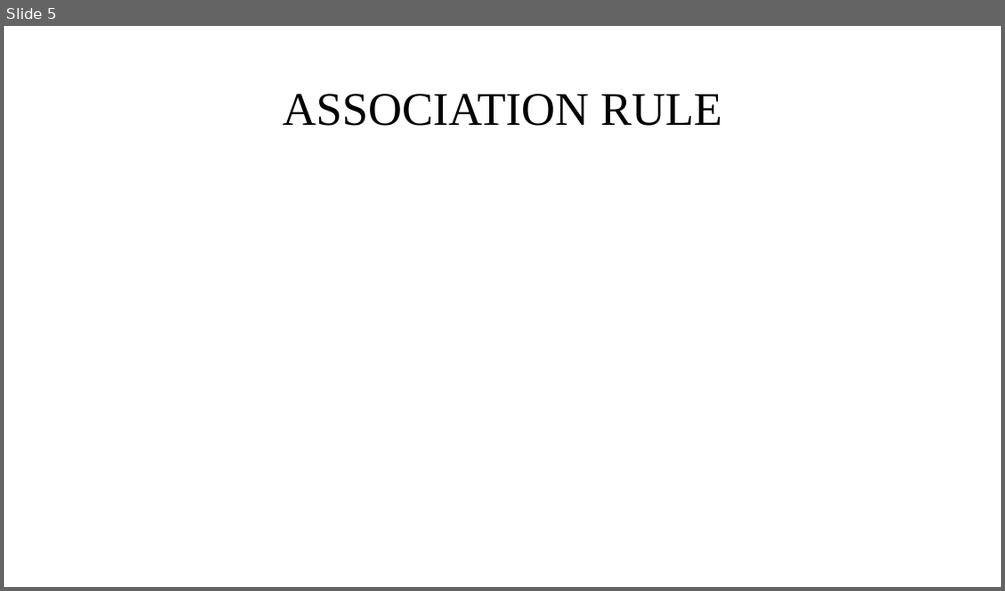
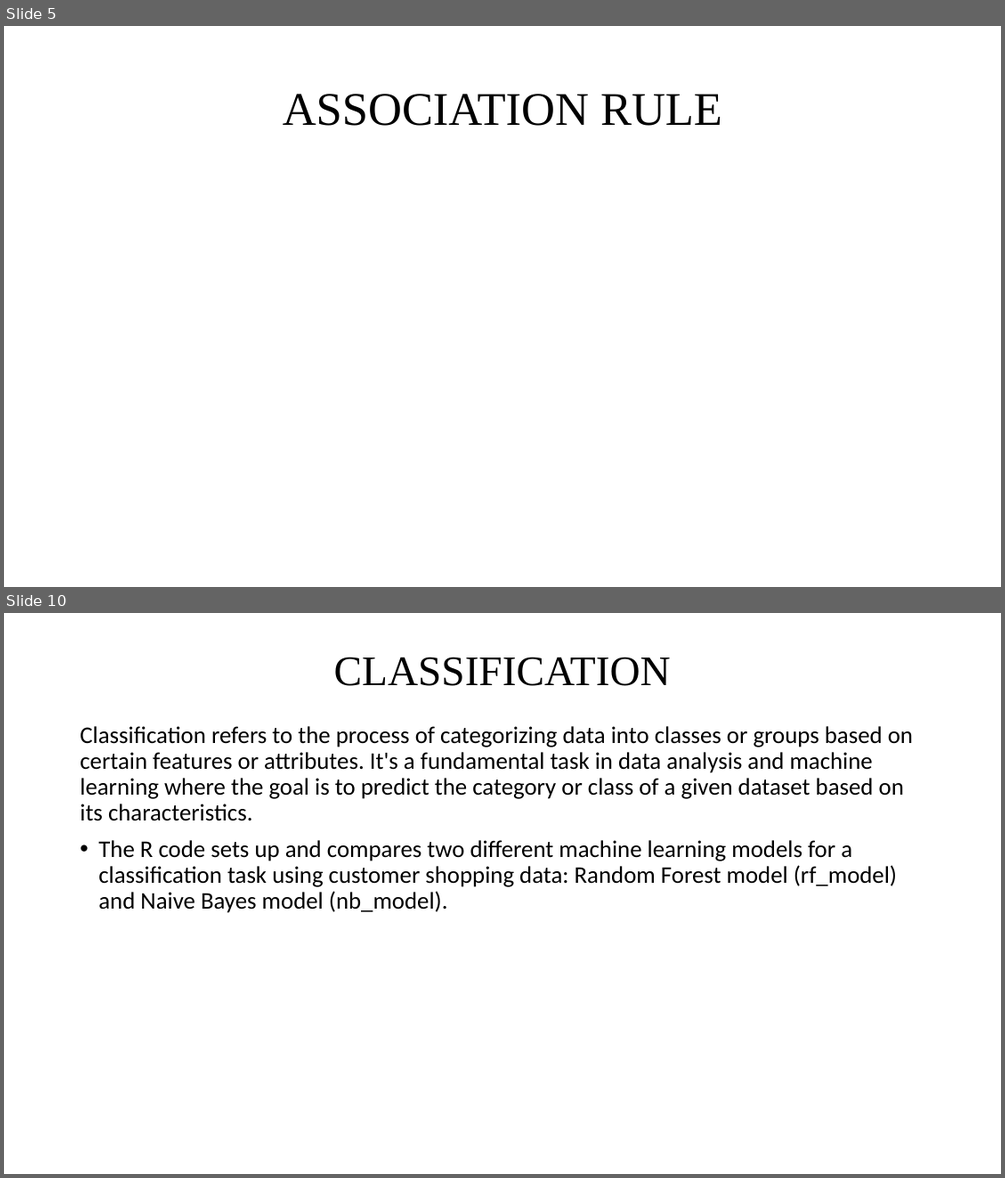
Before and after one commit to Jothish21/Data-Mining-Project-Group4, a slide deck: Group4-Presentation.pptx. Shown one above the other, each under a label of ours: slide 5 before the commit, slides 5 and 10 after it; the slides between them are not shown. The pictures are 1005x591 and 1005x1178 pixels, drawn with LibreOffice and Linux fonts; fonts in the diff are those of the drawing. Boxes give left, top, right and bottom in pixels: in the first picture for what was removed or moved away, otherwise in the second. Text is boxed around its words. In the diff, an @@ line names an element or a change of style, - is before the commit and + after.

```diff
--- a/Group4-Presentation.pptx
+++ b/Group4-Presentation.pptx
@@ slide 10 added at (x1=4, y1=613, x2=1001, y2=1174), background #FFFFFF @@
@@ title added at (x1=334, y1=657, x2=671, y2=686), 40.5 pt, text #000000 @@
+CLASSIFICATION
@@ text added at (x1=80, y1=726, x2=913, y2=913), 23 pt, text #000000 @@
+Classification refers to the process of categorizing data into classes or groups based on certain features or attributes. It's a fundamental task in data analysis and machine learning where the goal is to predict the category or class of a given dataset based on its characteristics.
+• The R code sets up and compares two different machine learning models for a classification task using customer shopping data: Random Forest model (rf_model) and Naive Bayes model (nb_model).
```
Also in this commit, not shown: 4 other slides added, 2 slides removed.
